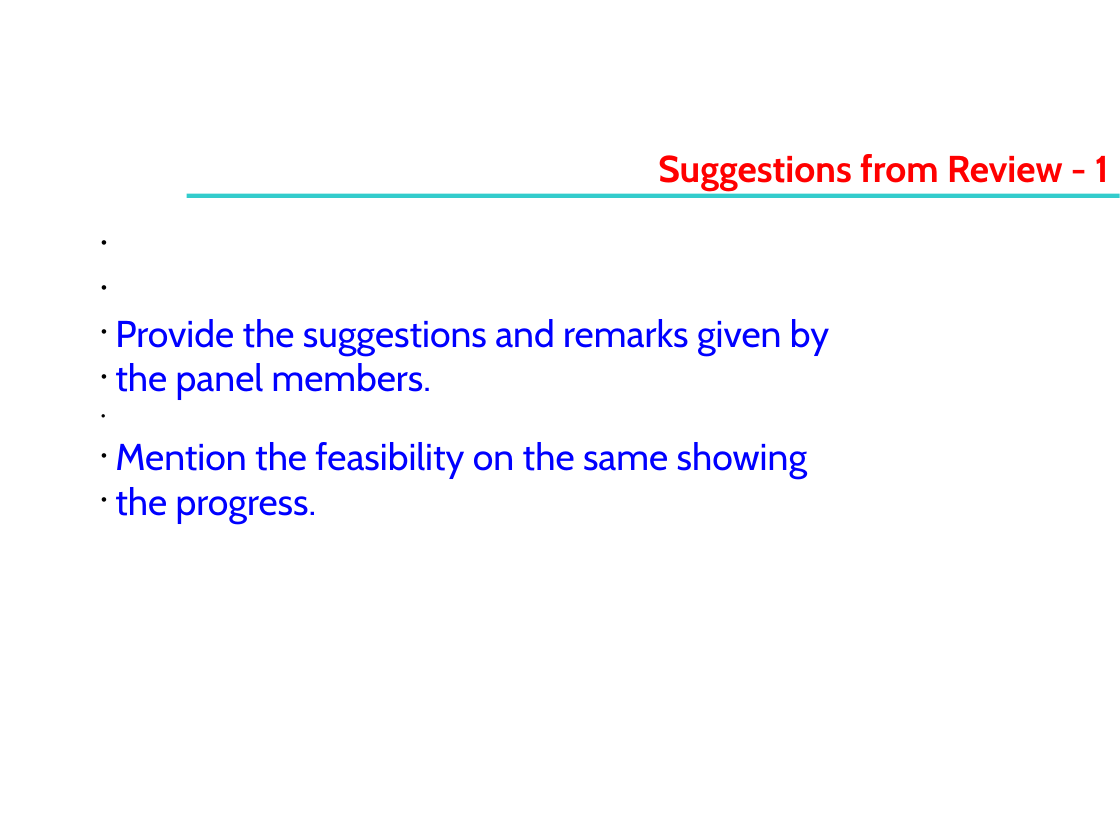
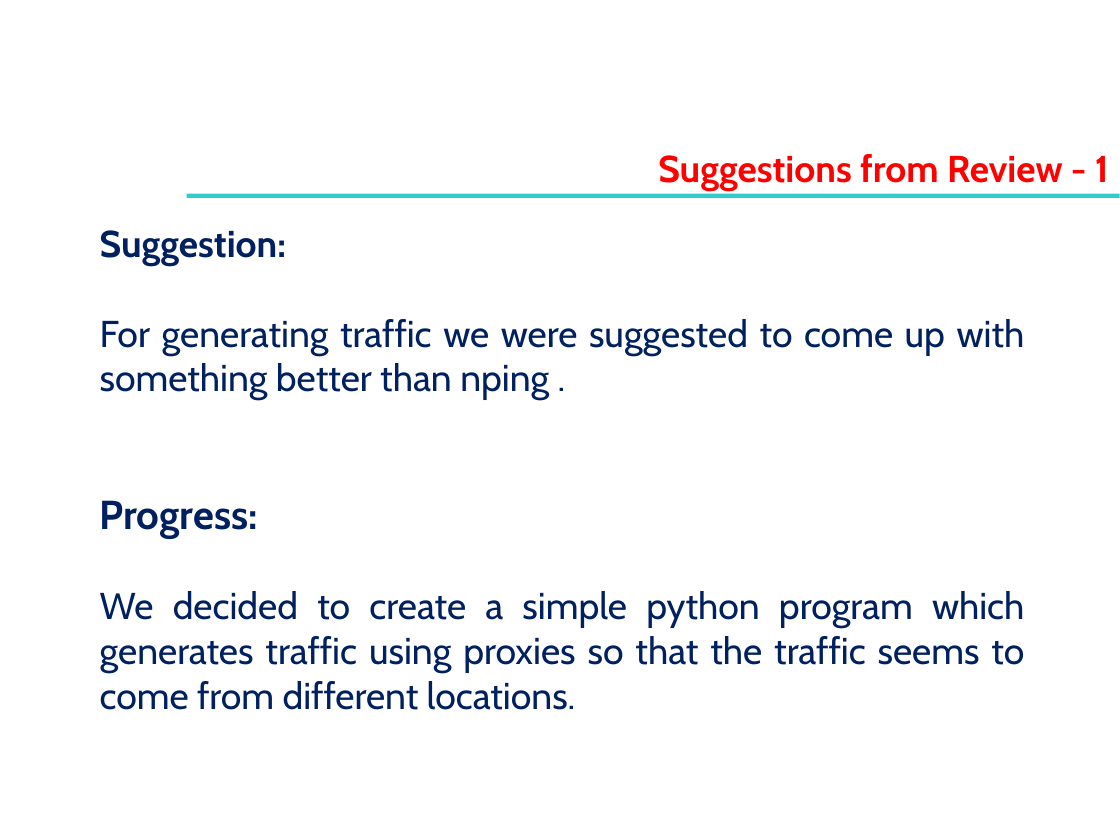
Before and after one commit to QuantumBoy-729/Wireshark-Diagnostics, a slide deck: slide 3 of Special Topic - Mini-Review 2 - Project Progress - Aug - Dec 2020 (2).pptx. Drawn at 1120x840 pixels with LibreOffice and Linux fonts; fonts in the diff are those of the drawing; background and template pictures are left out. Boxes give left, top, right and bottom in pixels: in the first picture for what was removed or moved away, otherwise in the second. Text is boxed around its words. In the diff, an @@ line names an element or a change of style, - is before the commit and + after.

```diff
--- a/Special Topic - Mini-Review 2 - Project Progress - Aug - Dec 2020 (2).pptx
+++ b/Special Topic - Mini-Review 2 - Project Progress - Aug - Dec 2020 (2).pptx
@@ text at (100,230,1025,710): text changed; text colour #0000FF to #002060 @@
-• Provide the suggestions and remarks given by
-• the panel members.
-• Mention the feasibility on the same showing
-• the progress.
+Suggestion:
+For generating traffic we were suggested to come up with something better than nping .
+Progress:
+We decided to create a simple python program which generates traffic using proxies so that the traffic seems to come from different locations.
```
Also in this commit, not shown: 5 other slides changed, 2 slides added, 2 slides removed.
